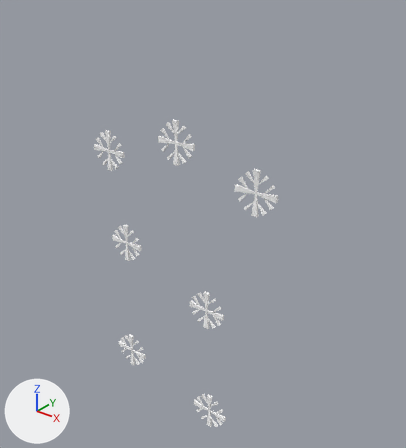
An edit to the glTF model models/天气/独立天气/雪/中雪-大雪/中雪-大雪.gltf, drawn before and after from the same camera.
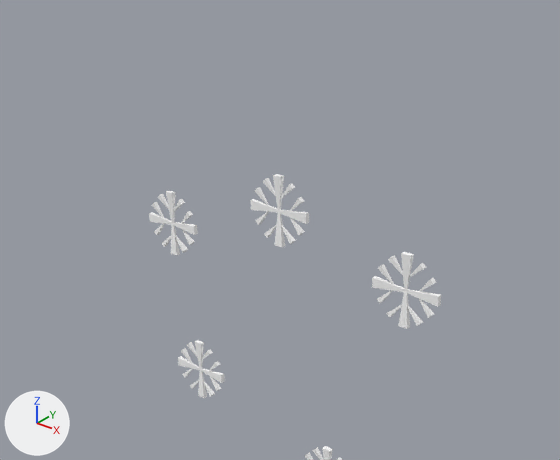
There are two pictures of each version: one whole from a 50 mm lens placed at (2.7, -2.39, 0.21), pointed at (0.65, 0.18, -1.38), one close up on the part from 0% to 87% of the width and 2% to 67% of the height. Arrows for +X, +Y and +Z are at lower left; the lights stay in place. Where no turn or scale is listed for an object, it has been applied to the vertices. Vertices at the same position are counted once.

In view in the first close-up: 'node_Pyramid003_-85302', 'node_Pyramid003_-85310', 'node_Pyramid003_-85342', 'node_Pyramid013_-85300', 'node_Pyramid013_-85308', 'node_Pyramid013_-85340', 'node_Pyramid014_-85298', 'node_Pyramid014_-85306', 'node_Pyramid014_-85338', 'node_Pyramid015_-85296', 'node_Pyramid015_-85304', 'node_Pyramid015_-85336'.
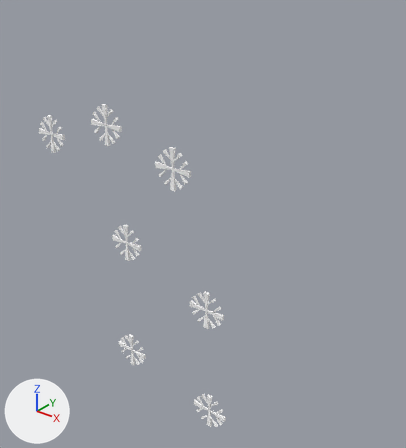
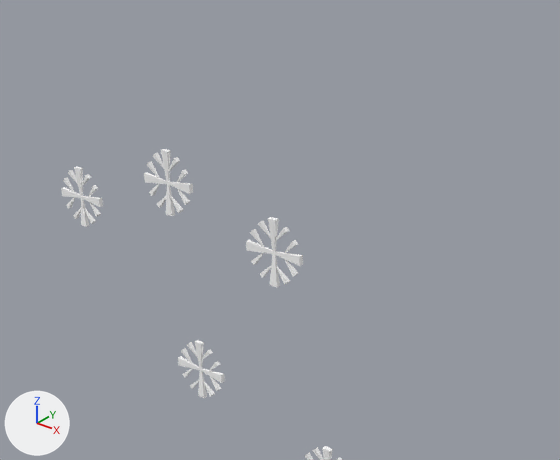
The newer file is also turned or shifted as a whole; pictures and numbers use the older file's frame.

Edits to the bpy script that builds the scene:
```text
Change me_mesh_pyramid003_11164pyramid003:
    where me_mesh_pyramid003_11164pyramid003.from_pydata(...)  # 18 vertices, 24 faces; spans x -0.071..0.071, y -0.01..0.01, z -0.056..0.135
    me_mesh_pyramid003_11164pyramid003 part 5: the whole mesh is moved by (-0.031, 0.0, -0.17)
Change me_mesh_pyramid013_11166pyramid013:
    where me_mesh_pyramid013_11166pyramid013.from_pydata(...)  # 18 vertices, 24 faces; spans x -0.056..0.135, y -0.01..0.01, z -0.071..0.071
    me_mesh_pyramid013_11166pyramid013 part 6: the whole mesh is moved by (-0.031, 0.0, -0.17)
Change me_mesh_pyramid014_11168pyramid014:
    where me_mesh_pyramid014_11168pyramid014.from_pydata(...)  # 18 vertices, 24 faces; spans x -0.135..0.056, y -0.01..0.01, z -0.071..0.071
    me_mesh_pyramid014_11168pyramid014 part 7: the whole mesh is moved by (-0.031, 0.0, -0.17)
Change me_mesh_pyramid015_11170pyramid015:
    where me_mesh_pyramid015_11170pyramid015.from_pydata(...)  # 18 vertices, 24 faces; spans x -0.071..0.071, y -0.01..0.01, z -0.135..0.056
    me_mesh_pyramid015_11170pyramid015 part 8: the whole mesh is moved by (-0.031, 0.0, -0.17)
Change me_mesh_pyramid003_11164pyramid003_001:
    where me_mesh_pyramid003_11164pyramid003_001.from_pydata(...)  # 18 vertices, 24 faces; spans x -0.071..0.071, y -0.01..0.01, z -0.056..0.135
    me_mesh_pyramid003_11164pyramid003_001 part 1: the whole mesh is moved by (-1.171, 0.0, 0.17)
Change me_mesh_pyramid013_11166pyramid013_001:
    where me_mesh_pyramid013_11166pyramid013_001.from_pydata(...)  # 18 vertices, 24 faces; spans x -0.056..0.135, y -0.01..0.01, z -0.071..0.071
    me_mesh_pyramid013_11166pyramid013_001 part 2: the whole mesh is moved by (-1.171, 0.0, 0.17)
Change me_mesh_pyramid014_11168pyramid014_001:
    where me_mesh_pyramid014_11168pyramid014_001.from_pydata(...)  # 18 vertices, 24 faces; spans x -0.135..0.056, y -0.01..0.01, z -0.071..0.071
    me_mesh_pyramid014_11168pyramid014_001 part 3: the whole mesh is moved by (-1.171, 0.0, 0.17)
Change me_mesh_pyramid015_11170pyramid015_001:
    where me_mesh_pyramid015_11170pyramid015_001.from_pydata(...)  # 18 vertices, 24 faces; spans x -0.071..0.071, y -0.01..0.01, z -0.135..0.056
    me_mesh_pyramid015_11170pyramid015_001 part 4: the whole mesh is moved by (-1.171, 0.0, 0.17)
Change me_mesh_pyramid003_11164pyramid003_002:
    where me_mesh_pyramid003_11164pyramid003_002.from_pydata(...)  # 18 vertices, 24 faces; spans x -0.071..0.071, y -0.01..0.01, z -0.056..0.135
    me_mesh_pyramid003_11164pyramid003_002 part 9: the whole mesh is moved by (-0.601, 0.0, 0.0)
Change me_mesh_pyramid013_11166pyramid013_002:
    where me_mesh_pyramid013_11166pyramid013_002.from_pydata(...)  # 18 vertices, 24 faces; spans x -0.056..0.135, y -0.01..0.01, z -0.071..0.071
    me_mesh_pyramid013_11166pyramid013_002 part 10: the whole mesh is moved by (-0.601, 0.0, 0.0)
Change me_mesh_pyramid014_11168pyramid014_002:
    where me_mesh_pyramid014_11168pyramid014_002.from_pydata(...)  # 18 vertices, 24 faces; spans x -0.135..0.056, y -0.01..0.01, z -0.071..0.071
    me_mesh_pyramid014_11168pyramid014_002 part 11: the whole mesh is moved by (-0.601, 0.0, 0.0)
Change me_mesh_pyramid015_11170pyramid015_002:
    where me_mesh_pyramid015_11170pyramid015_002.from_pydata(...)  # 18 vertices, 24 faces; spans x -0.071..0.071, y -0.01..0.01, z -0.135..0.056
    me_mesh_pyramid015_11170pyramid015_002 part 12: the whole mesh is moved by (-0.601, 0.0, 0.0)
```

Location of each change, (x1, y1, x2, y2) in pixels of the close-ups (560 x 460 px):
'node_Pyramid003_-85310', mesh moved
    before: (388, 252, 426, 291)
    after: (153, 149, 180, 183)
'node_Pyramid003_-85302', mesh moved
    before: (263, 174, 295, 211)
    after: (258, 217, 289, 253)
'node_Pyramid013_-85308', mesh moved
    before: (406, 278, 441, 318)
    after: (168, 169, 193, 205)
'node_Pyramid015_-85304', mesh moved
    before: (386, 291, 423, 329)
    after: (157, 183, 184, 216)
'node_Pyramid013_-85300', mesh moved
    before: (279, 197, 309, 236)
    after: (274, 240, 303, 277)
'node_Pyramid015_-85296', mesh moved
    before: (264, 212, 296, 247)
    after: (260, 253, 290, 287)
'node_Pyramid014_-85306', mesh moved
    before: (372, 264, 405, 303)
    after: (144, 161, 167, 196)
'node_Pyramid014_-85298', mesh moved
    before: (251, 187, 279, 225)
    after: (246, 229, 273, 265)
'node_Pyramid003_-85342', mesh moved
    before: (158, 191, 185, 224)
    after: (68, 167, 91, 197)
'node_Pyramid015_-85336', mesh moved
    before: (162, 224, 188, 255)
    after: (73, 197, 96, 227)
'node_Pyramid013_-85340', mesh moved
    before: (173, 211, 198, 245)
    after: (82, 185, 103, 217)
'node_Pyramid014_-85338', mesh moved
    before: (149, 202, 172, 235)
    after: (61, 177, 81, 208)
